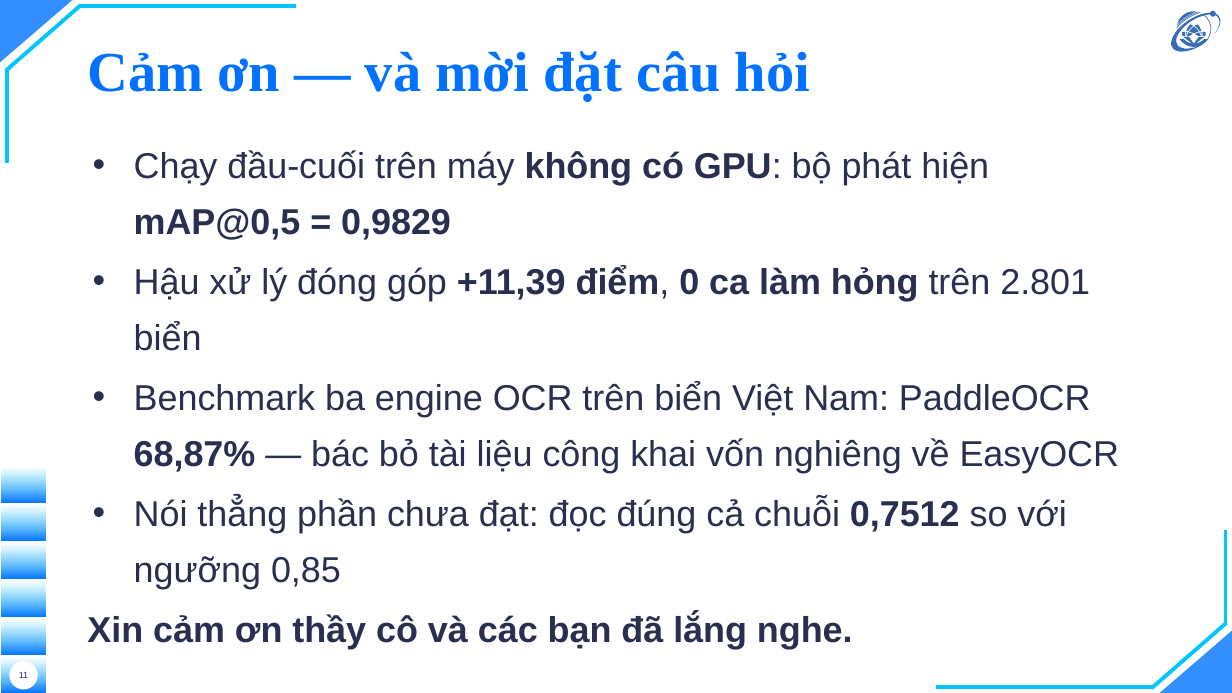
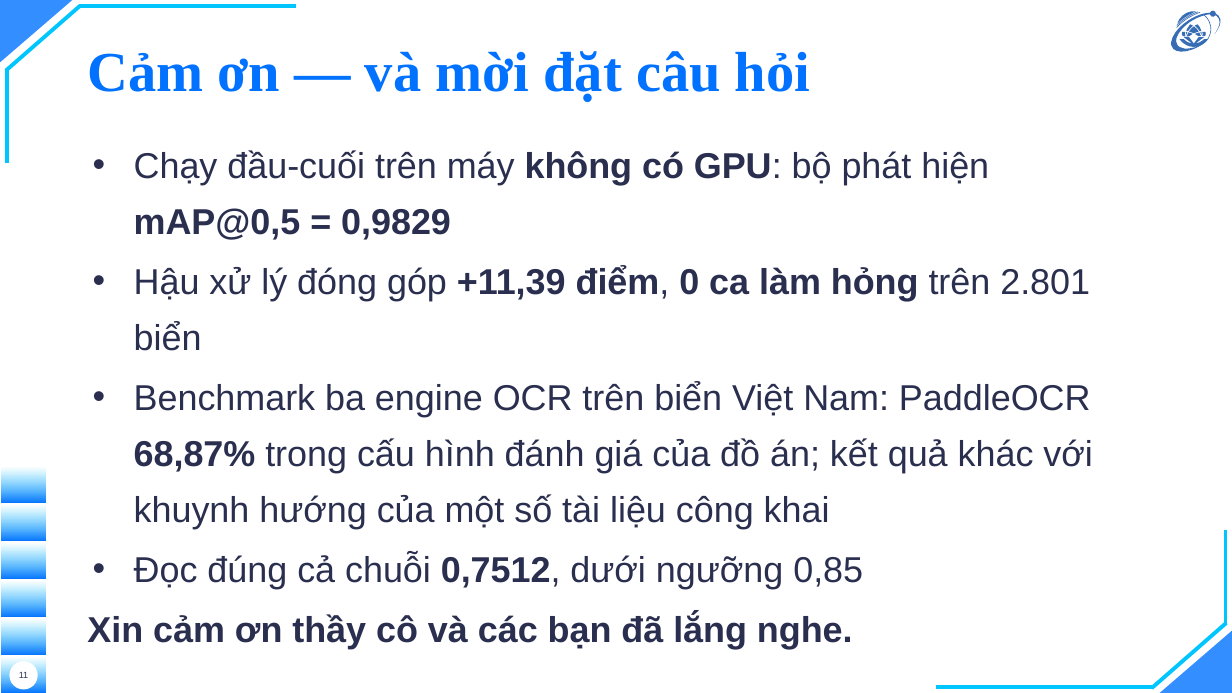
Before and after one commit to hieunguyen2604/alpr-do-an-mon-hoc, a slide deck: slide 11 of docs/slides/11-slides-ky-thuat.pptx. Drawn at 1232x693 pixels with LibreOffice and Linux fonts; fonts in the diff are those of the drawing; background and template pictures are left out. Boxes give left, top, right and bottom in pixels: in the first picture for what was removed or moved away, otherwise in the second. Text is boxed around its words. In the diff, an @@ line names an element or a change of style, - is before the commit and + after.

```diff
--- a/docs/slides/11-slides-ky-thuat.pptx
+++ b/docs/slides/11-slides-ky-thuat.pptx
@@ text at (134, 382, 1092, 589): text changed @@
-• Benchmark ba engine OCR trên biển Việt Nam: PaddleOCR 68,87% — bác bỏ tài liệu công khai vốn nghiêng về EasyOCR
-• Nói thẳng phần chưa đạt: đọc đúng cả chuỗi 0,7512 so với ngưỡng 0,85
+• Benchmark ba engine OCR trên biển Việt Nam: PaddleOCR 68,87% trong cấu hình đánh giá của đồ án; kết quả khác với khuynh hướng của một số tài liệu công khai
+• Đọc đúng cả chuỗi 0,7512, dưới ngưỡng 0,85
```
Also in this commit, not shown: 22 other files.
